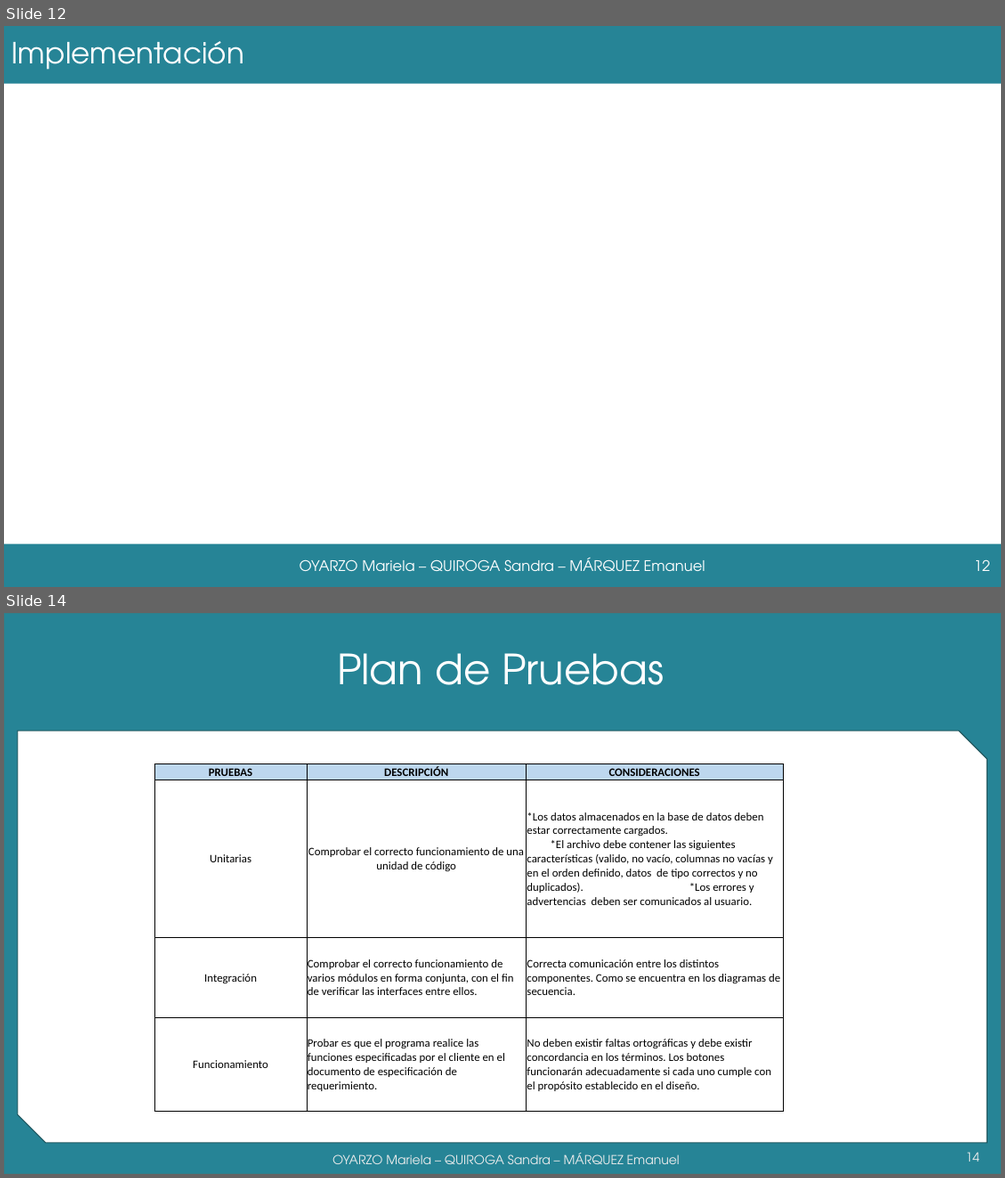
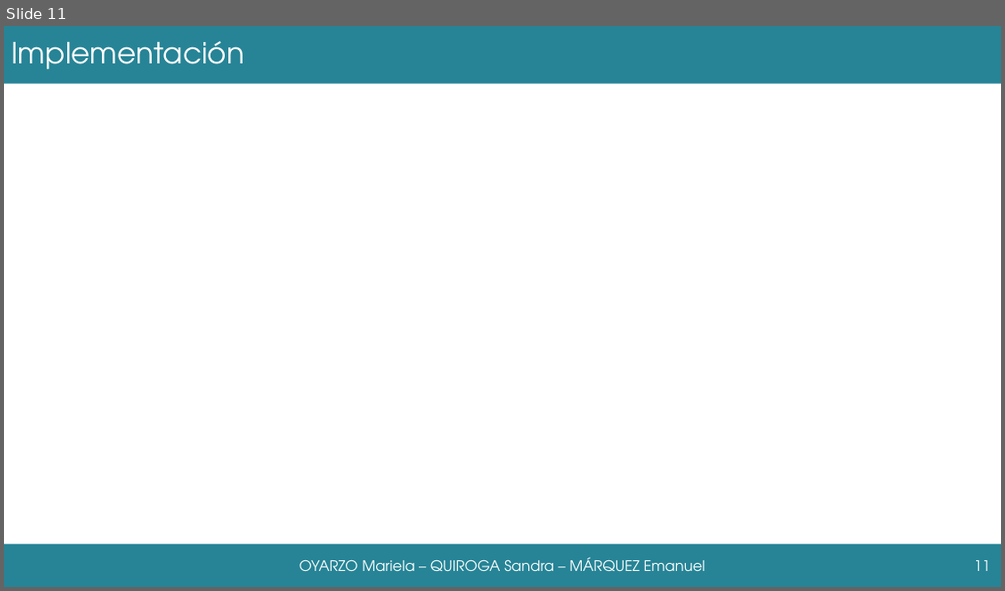
Before and after one commit to grupoyenu/yenu, a slide deck: 08. Presentaciones/Presentación 11.pptx. Shown one above the other, each under a label of ours: slides 12 and 14 before the commit, slide 11 after it; the slides between them are not shown. The pictures are 1005x1178 and 1005x591 pixels, drawn with LibreOffice and Linux fonts; fonts in the diff are those of the drawing; background and template pictures are left out. Boxes give left, top, right and bottom in pixels: in the first picture for what was removed or moved away, otherwise in the second. Text is boxed around its words. In the diff, an @@ line names an element or a change of style, - is before the commit and + after.

```diff
--- a/08. Presentaciones/Presentación 11.pptx
+++ b/08. Presentaciones/Presentación 11.pptx
@@ slide 14 removed at <box>4,613,1001,1174</box>, background #F2F2F2 @@
@@ rectangle removed at <box>4,613,1001,1174</box> @@
@@ title removed at <box>337,653,663,685</box> @@
-Plan de Pruebas
@@ snip diag rect removed at <box>17,730,987,1143</box> @@
@@ table removed at <box>155,764,783,1111</box>, 4 rows, 3 columns @@
-PRUEBAS | DESCRIPCIÓN | CONSIDERACIONES
-Unitarias | Comprobar el correcto funcionamiento de una unidad de código | *Los datos almacenados en la base de datos deben estar correctamente cargados. *El archivo debe contener las siguientes características (valido, no vacío, columnas no vacías y en el orden definido, datos de tipo correctos y no duplicados). *Los errores y advertencias deben ser comunicados al usuario.
-Integración | Comprobar el correcto funcionamiento de varios módulos en forma conjunta, con el fin de verificar las interfaces entre ellos. | Correcta comunicación entre los distintos componentes. Como se encuentra en los diagramas de secuencia.
-Funcionamiento | Probar es que el programa realice las funciones especificadas por el cliente en el documento de especificación de requerimiento. | No deben existir faltas ortográficas y debe existir concordancia en los términos. Los botones funcionarán adecuadamente si cada uno cumple con el propósito establecido en el diseño.
@@ text removed at <box>332,1152,680,1164</box> @@
-OYARZO Mariela – QUIROGA Sandra – MÁRQUEZ Emanuel
@@ page number removed at <box>965,1151,979,1161</box> @@
-14
@@ what was slide 12 is now slide 11 @@
@@ page number at <box>974,560,990,571</box>: text changed @@
-12
+11
```
Also in this commit, not shown: 2 slides changed, 3 other slides removed.
